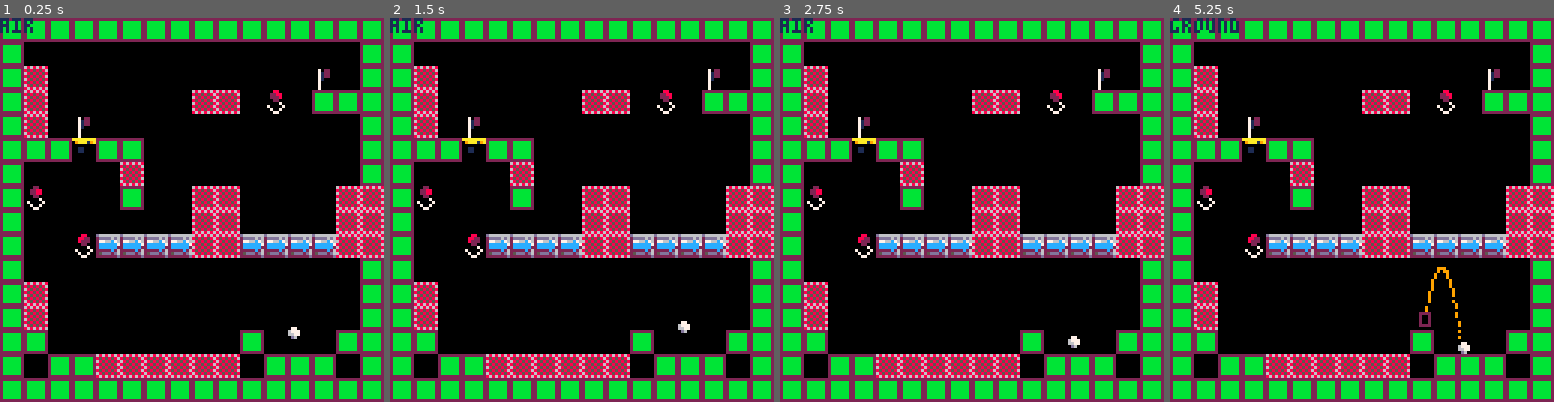
Above: before the commit, frames 1-4 (left to right).
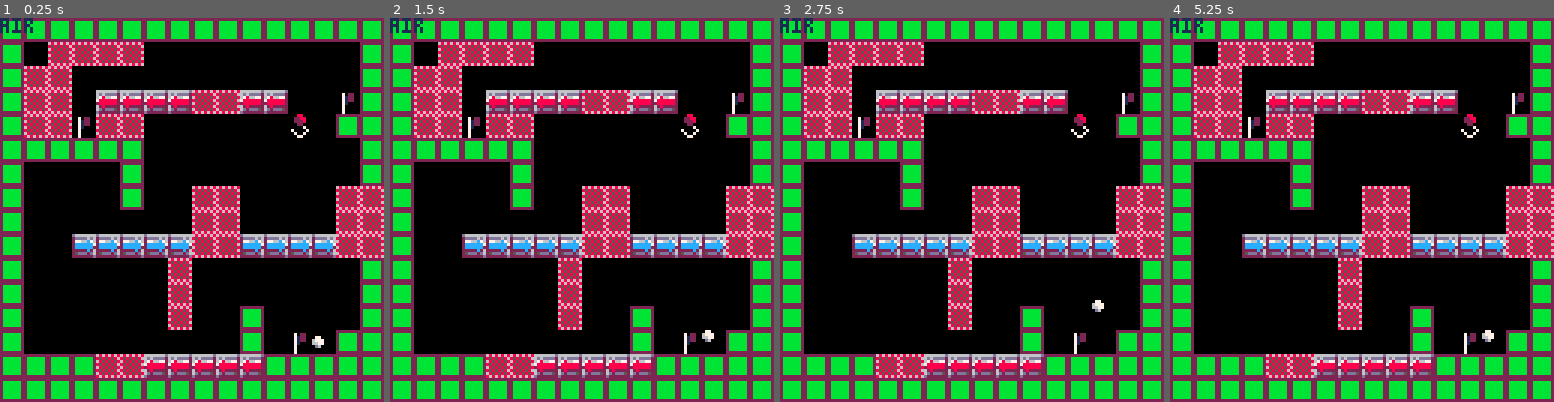
Above: after the commit, the same moments.

Repository: davidjtferguson/golf-escape
Game: PICO-8 cartridge golf_escape.p8
Same seed, same stepped clock (60 frames per second), same inputs: the game is played once before the commit and once after it.
Inputs:
- Up to frame 1 (0.25 s): no input
- Up to frame 2 (1.5 s): tap O (Z key) at 0.33, 0.7, 1.43 s; tap X (X key) at 1.07 s
- Up to frame 3 (2.75 s): hold Left 1.97-2.37 s; tap X (X key) at 2.07, 2.4, 2.73 s; tap O (Z key) at 2.22 s
- Up to frame 4 (5.25 s): hold Right 2.87-3.53 s; tap X (X key) every 0.33 s from 3.07 to 5.07 s; tap O (Z key) at 3.1, 3.98, 4.87 s; hold Right 4.13-4.53 s; hold Left from 5.13 s (still down)

The runs differ from the first frame. In frame 1, 14% of the frame differs, in the area x 6-94%, y 6-94%; in frame 2, 14%; in frame 3, 14%; in frame 4, 14%, in the area x 0-94%, y 0-94%.

Commit message:
level design idea sketches

Diff:
--- a/golf_escape.p8
+++ b/golf_escape.p8
@@ -27,8 +27,8 @@
  --checkpoint
 
  --edit to change spawn point
- xcp=44
- ycp=60
+ xcp=61
+ ycp=61
 
  resetav()
 
@@ -797,33 +797,33 @@
 00000000000000000000000000000000000000000000000000000000000000000000000000000000000000000000000000000000000000000000000000000000
 10101010101010101010101010101010101010101010101010101010101010101010101010101010101010101010101010101010101010101010101010101010
 00000000000000000000000000000000000000000000000000000000000000000000000000000000000000000000000000000000000000000000000000000000
-10000000000000000000000000000010100000000000000050505000005200101000000000000000000000000000001010000000000000000000000000000010
-00000000000000000000000000000000000000000000000000000000000000000000000000000000000000000000000000000000000000000000000000000000
-10000000000000000000000000000010100000000000000000005000000000101050000000000000000000000060001010500000000000000000000000000010
-00000000000000000000000000000000000000000000000000000000000000000000000000000000000000000000000000000000000000000000000000000000
-10000000000000000000000000000010100000000000000000005000000000101050000000000000505000220010101010500000000000005050000022001010
-00000000000000000000000000000000000000000000000000000000000000000000000000000000000000000000000000000000000000000000000000000000
-10000000000000000000000000000010100000600000000000000000000000101050006000000000000000000000001010100060000000000000000000000010
-00000000000000000000000000000000000000000000000000000000000000000000000000000000000000000000000000000000000000000000000000000000
-10000010000000000000000000000010101010101010500000000000000000101010102010100000000000000000001010101010505000000000000000000010
-00000000000000000000000000000000000000000000000000000000000000000000000000000000000000000000000000000000000000000000000000000000
-10000000000000000000000000000010100000000000500000000000000000101000000000500000000000000000001010000000005000000000000000000010
-00000000000000000000000000000000000000000000000000000000000000000000000000000000000000000000000000000000000000000000000000000000
-10000000000000000000000000000010100000000000500012005000000000101032000000100000505000000000505010320000001000005050000000005050
-00000000000000000000000000000000000000000000000000000000000000000000000000000000000000000000000000000000000000000000000000000000
-10000000000000005200000000000010100000000000505050505000000000101000000000000000505000000000505010000000000000005050000060005050
-00000000000000000000000000000000000000000000000000000000000000000000000000000000000000000000000000000000000000000000000000000000
-10000000000000000000000000000010100000000000101010105000000000101000008230303030505030303030505010000082303030303030101010103010
-00000000000000000000000000000000000000000000000000000000000000000000000000000000000000000000000000000000000000000000000000000000
-10000010000000000000000000000010100032000000000000005000000000101000000000000000000000000000001010000000000000000000000000000010
-00000000000000000000000000000000000000000000000000000000000000000000000000000000000000000000000000000000000000000000000000000000
-10000010000000000000000000000010100000000050000000005000000000101050000000000000000000000000001010500000000000000000000000000010
-00000000000000000000000000000000000000000000000000000000000000000000000000000000000000000000000000000000000000000000000000000000
-10000010000032001000007200000010100000000050000032000000000200101050000000000000000000000000001010500000000000000000000000000010
-00000000000000000000000000000000000000000000000000000000000000000000000000000000000000000000000000000000000000000000000000000000
-10000000000000000000000000000010100000000050000000000000000000101010000000000000000010000000101010100000000000000000100000001010
-00000000000000000000000000000000000000000000000000000000000000000000000000000000000000000000000000000000000000000000000000000000
-10000000000000000000000000000010100000600050505050505000000000101000101050505050505000101010001010001010505050505050501030303010
+10000000000000000000000000000010100000000000000050505000005200101000000000000000000000000000001010005050505000000000000000000010
+00000000000000000000000000000000000000000000000000000000000000000000000000000000000000000000000000000000000000000000000000000000
+10000000000000000000000000000010100000000000000000005000000000101050000000000000000000000060001010505000000000000000000000000010
+00000000000000000000000000000000000000000000000000000000000000000000000000000000000000000000000000000000000000000000000000000000
+10000000000000000000000000000010100000000000000000005000000000101050000000000000505000220010101010505000404040405050404000006010
+00000000000000000000000000000000000000000000000000000000000000000000000000000000000000000000000000000000000000000000000000000000
+10000000000000000000000000000010100000600000000000000000000000101050006000000050000000000000001010505060505000000000000022001010
+00000000000000000000000000000000000000000000000000000000000000000000000000000000000000000000000000000000000000000000000000000000
+10000010000000000000000000000010101010101010500000000000000000101050502050505000000000000000001010101010101000000000000000000010
+00000000000000000000000000000000000000000000000000000000000000000000000000000000000000000000000000000000000000000000000000000000
+10000000000000000000000000000010100000000000500000000000000000101000000000000000000000000000001010000000001000000000000000000010
+00000000000000000000000000000000000000000000000000000000000000000000000000000000000000000000000000000000000000000000000000000000
+10000000000000000000000000000010100000000000500012005000000000101000000000000000505000005050001010000000001000005050000000005050
+00000000000000000000000000000000000000000000000000000000000000000000000000000000000000000000000000000000000000000000000000000000
+10000000000000005200000000000010100000000000505050505000000000101000000000000050505020205050501010000000000000005050000000005050
+00000000000000000000000000000000000000000000000000000000000000000000000000000000000000000000000000000000000000000000000000000000
+10000000000000000000000000000010100000000000101010105000000000101000000000002010101010101010101010000030303030305050303030305050
+00000000000000000000000000000000000000000000000000000000000000000000000000000000000000000000000000000000000000000000000000000000
+10000010000000000000000000000010100032000000000000005000000000101000000000000000000000000000001010000000000000500000000000000010
+00000000000000000000000000000000000000000000000000000000000000000000000000000000000000000000000000000000000000000000000000000000
+10000010000000000000000000000010100000000050000000005000000000101050000000000000000000000000001010000000000000500000000000000010
+00000000000000000000000000000000000000000000000000000000000000000000000000000000000000000000000000000000000000000000000000000000
+10000010000032001000007200000010100000000050000032000000000200101050000000000000000000000000001010000000000000500000100000000010
+00000000000000000000000000000000000000000000000000000000000000000000000000000000000000000000000000000000000000000000000000000000
+10000000000000000000000000000010100000000050000000000000000000101010000000000000000010006000101010000000000000000000100060001010
+00000000000000000000000000000000000000000000000000000000000000000000000000000000000000000000000000000000000000000000000000000000
+10000000000000000000000000000010100000600050505050505000000000101000101050505050505000101010001010101010505040404040401010101010
 00000000000000000000000000000000000000000000000000000000000000000000000000000000000000000000000000000000000000000000000000000000
 10101010101010101010101010101010101010101010101010101010101010101010101010101010101010101010101010101010101010101010101010101010
 
